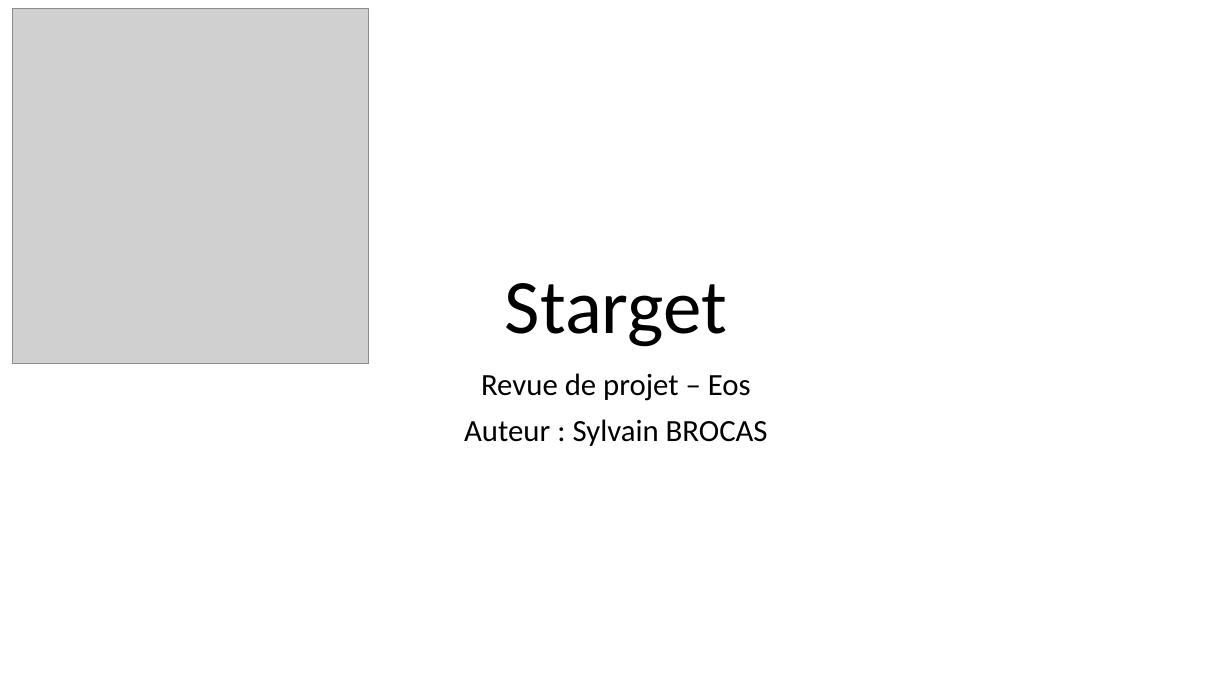
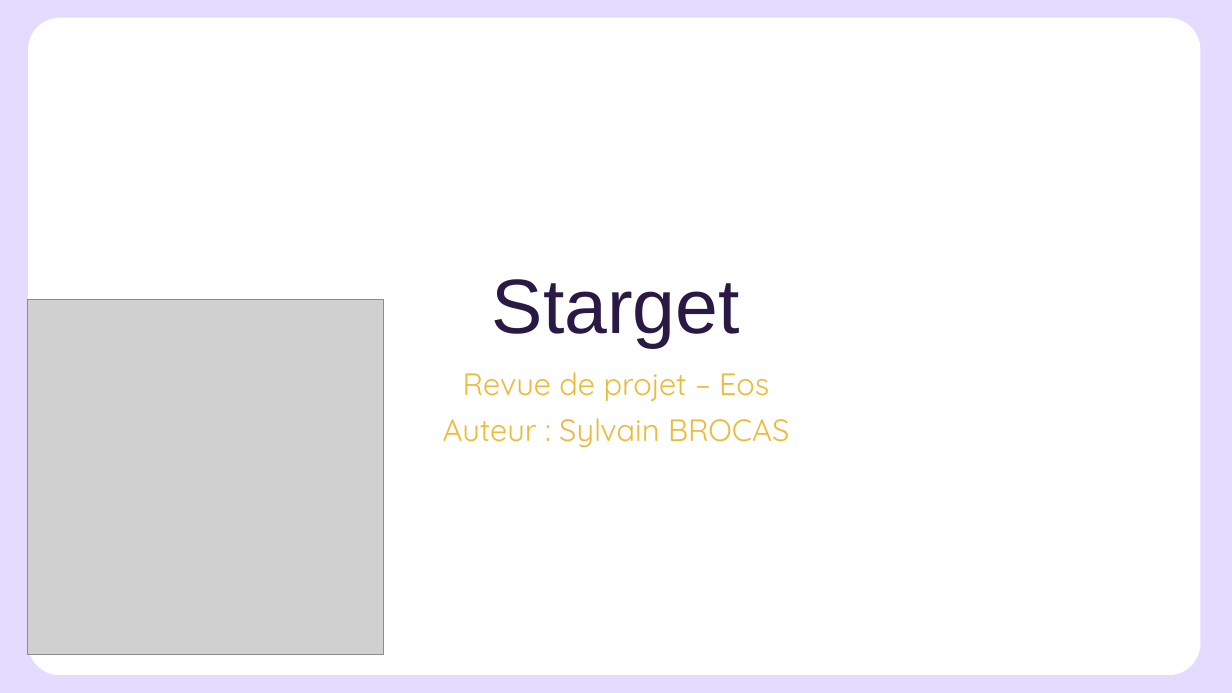
Before and after one commit to Sylvain-BROCAS/Starget, a slide deck: slide 1 of Starget.pptx. Drawn at 1232x693 pixels with LibreOffice and Linux fonts; fonts in the diff are those of the drawing; grey boxes stand for pictures; background and template pictures are left out. Boxes give left, top, right and bottom in pixels: in the first picture for what was removed or moved away, otherwise in the second. Text is boxed around its words. In the diff, an @@ line names an element or a change of style, - is before the commit and + after.

```diff
--- a/Starget.pptx
+++ b/Starget.pptx
@@ freeform shape added at [0, 0, 1232, 693], fill #E4DCFF @@
@@ title "Starget" at [492, 279, 740, 348]: font Calibri to Arial, text colour #000000 to #2A1944 @@
@@ picture: place and size @@
-picture at [13, 8, 369, 364]
+picture at [28, 299, 384, 655]
@@ subtitle "Revue de projet – Eos" at [443, 372, 789, 447]: font Calibri to Quicksand, text colour #000000 to #EDBA3A @@
```
Also in this commit, not shown: 19 other slides changed, 2 other files.
